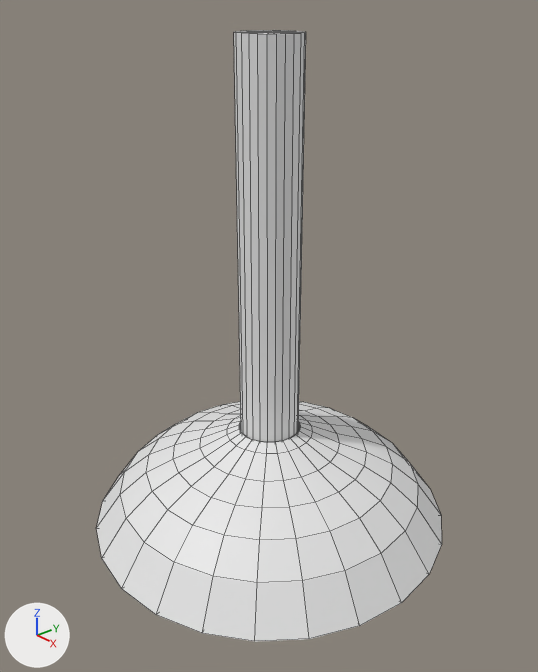
The Blender file lamp/lamp.blend, before and after one commit.
Both versions are drawn from a 50 mm camera at (1.624, -1.416, 1.663) aimed at (0.03, -0.029, 0.692). Every picture has the same lights, and +X, +Y and +Z are marked at lower left. Mesh edges are drawn as thin lines.

Objects in the first picture: 'Lamp Base', 'Stem'.
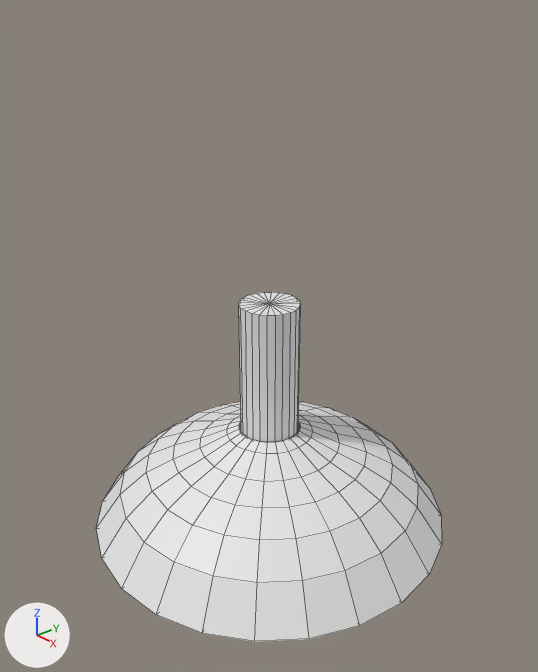
What changed in the scene script:
```text
Change ob_stem:
    ob_stem.scale: (0.97, 0.97, 1.0) -> (0.97, 0.97, 0.5)
```

Pixel boxes (x1, y1, x2, y2) of what changed, in the pictures (538 x 672 px):
'Stem', rescaled: before (234, 30, 306, 442); after (239, 292, 301, 442)
